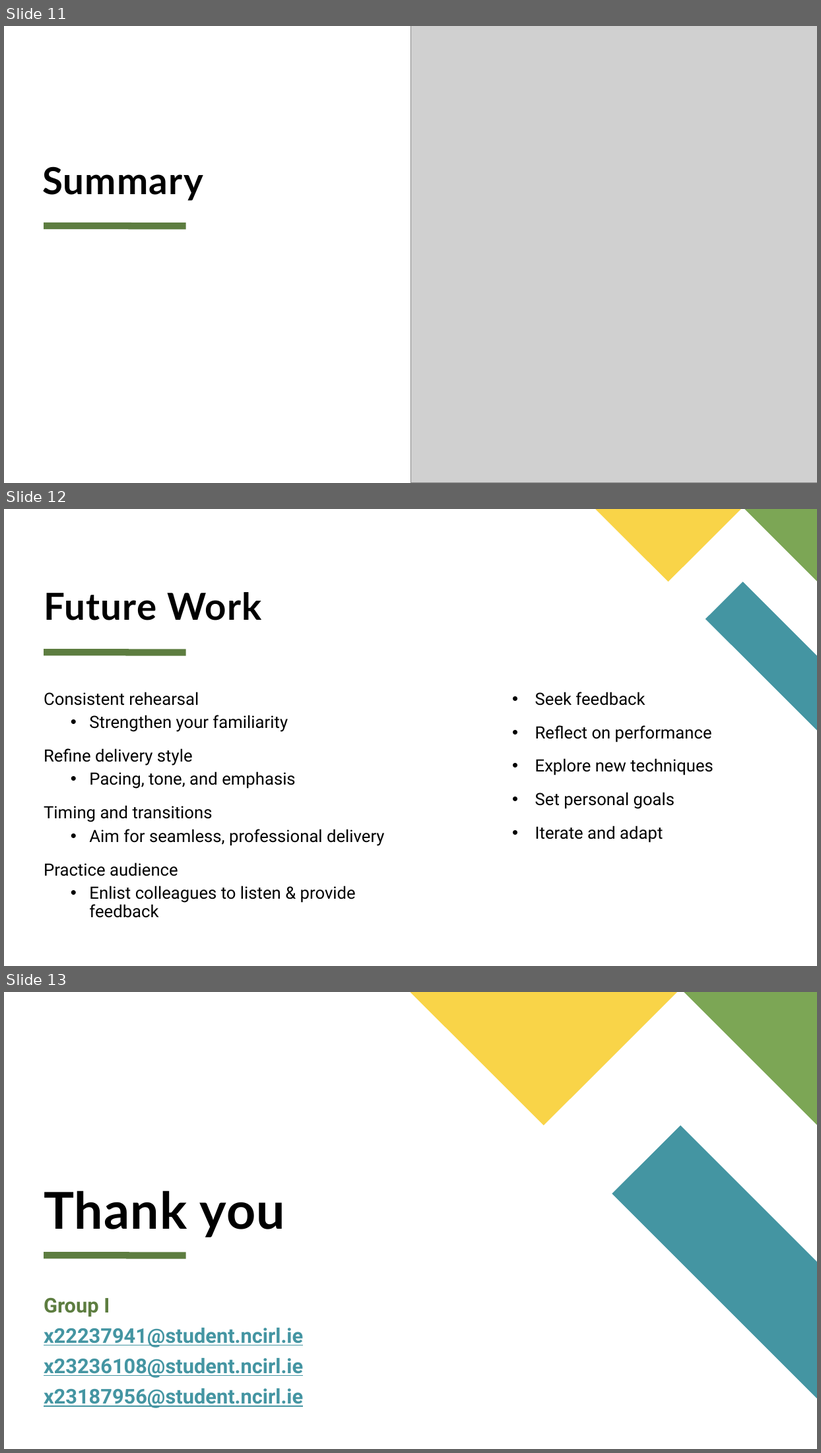
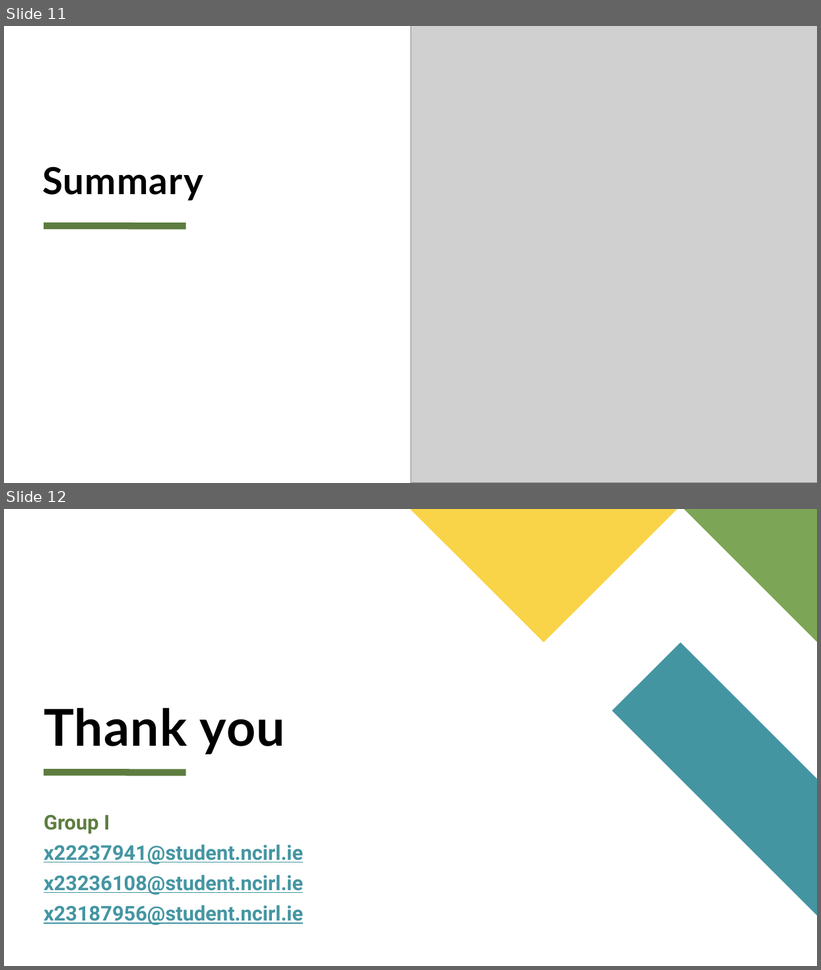
Before and after one commit to x22237941/Database-and-Analytical-Programming, a slide deck: TeamI.pptx. Shown one above the other, each under a label of ours: slides 11, 12 and 13 before the commit, slides 11 and 12 after it. The pictures are 821x1453 and 821x970 pixels, drawn with LibreOffice and Linux fonts; fonts in the diff are those of the drawing; grey boxes stand for pictures. Boxes give left, top, right and bottom in pixels: in the first picture for what was removed or moved away, otherwise in the second. Text is boxed around its words. In the diff, an @@ line names an element or a change of style, - is before the commit and + after.

```diff
--- a/TeamI.pptx
+++ b/TeamI.pptx
@@ slide 12 removed at (4,509,817,966), background #FFFFFF @@
@@ freeform shape removed at (596,509,741,582) @@
@@ freeform shape removed at (745,509,817,582) @@
@@ freeform shape removed at (706,582,817,730) @@
@@ title removed at (44,592,261,621) @@
-Future Work
@@ line removed from (44, 652) to (186, 652) @@
@@ text removed at (44,692,385,918) @@
-Consistent rehearsal
-  • Strengthen your familiarity
-Refine delivery style
-  • Pacing, tone, and emphasis
-Timing and transitions
-  • Aim for seamless, professional delivery
-Practice audience
-  • Enlist colleagues to listen & provide feedback
@@ text removed at (535,692,714,843) @@
-• Seek feedback
-• Reflect on performance
-• Explore new techniques
-• Set personal goals
-• Iterate and adapt
@@ what was slide 13 is now slide 12 @@
```
